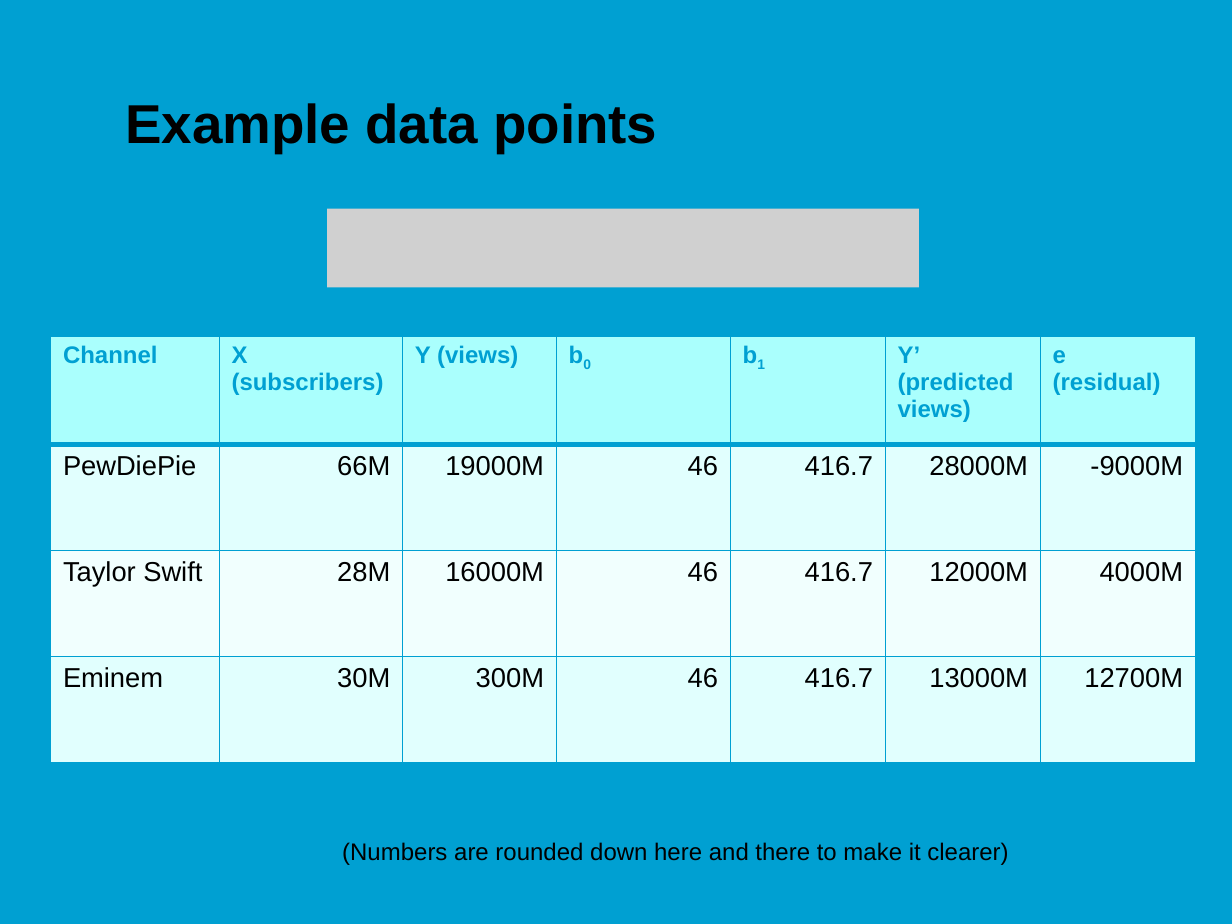
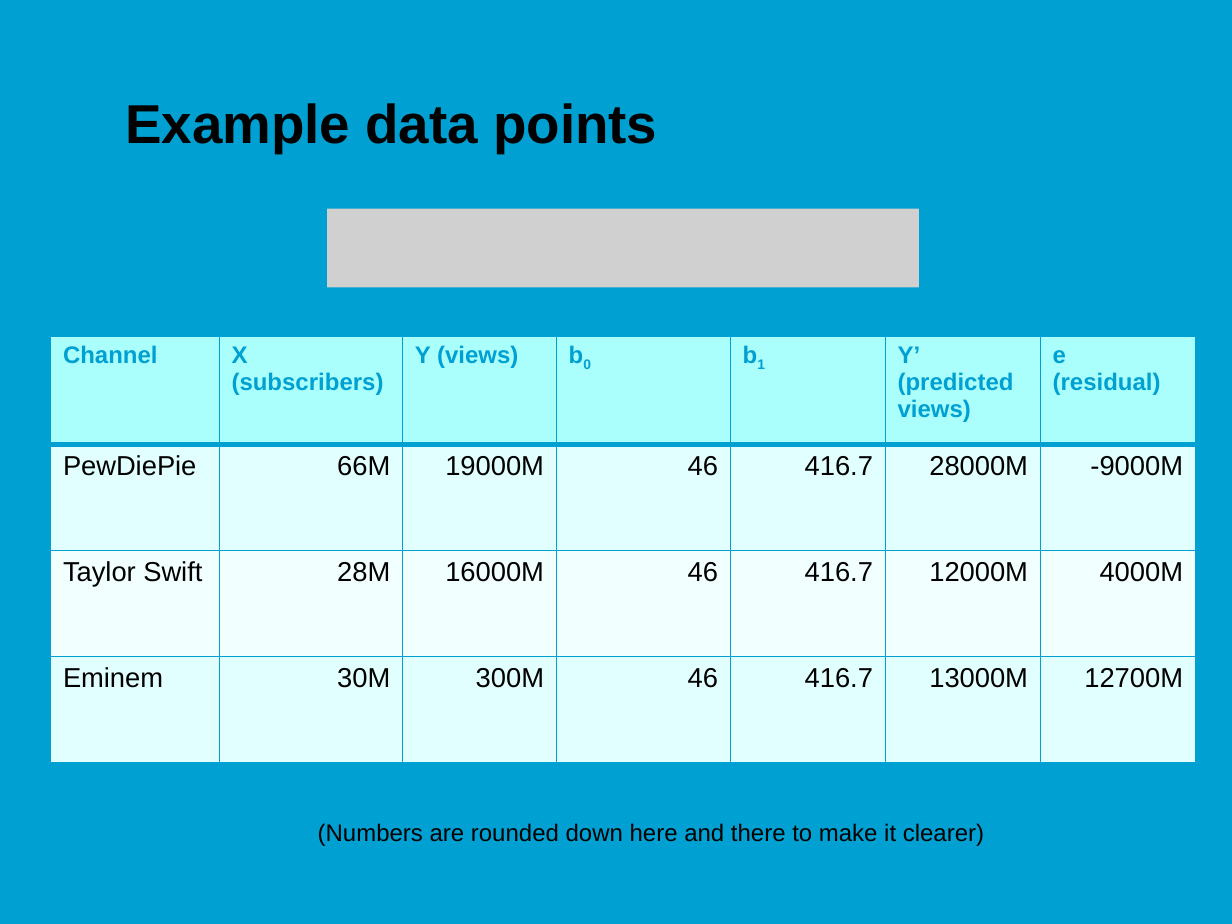
Before and after one commit to jonasmoons/data-driven-learning, a slide deck: slide 10 of slides/Week 3 - linear regression.pptx (slide 9 before the commit). Drawn at 1232x924 pixels with LibreOffice and Linux fonts; fonts in the diff are those of the drawing; grey boxes stand for pictures; background and template pictures are left out. Boxes give left, top, right and bottom in pixels: in the first picture for what was removed or moved away, otherwise in the second. Text is boxed around its words. In the diff, an @@ line names an element or a change of style, - is before the commit and + after.

```diff
--- a/slides/Week 3 - linear regression.pptx
+++ b/slides/Week 3 - linear regression.pptx
@@ text "(Numbers are rounded down here ...": place and size @@
-text "(Numbers are rounded down here ..." at <box>342,842,1008,865</box>
+text "(Numbers are rounded down here ..." at <box>318,823,984,846</box>
```
Also in this commit, not shown: 4 other slides changed, 2 slides added, 1 slide removed, 1 other file.
